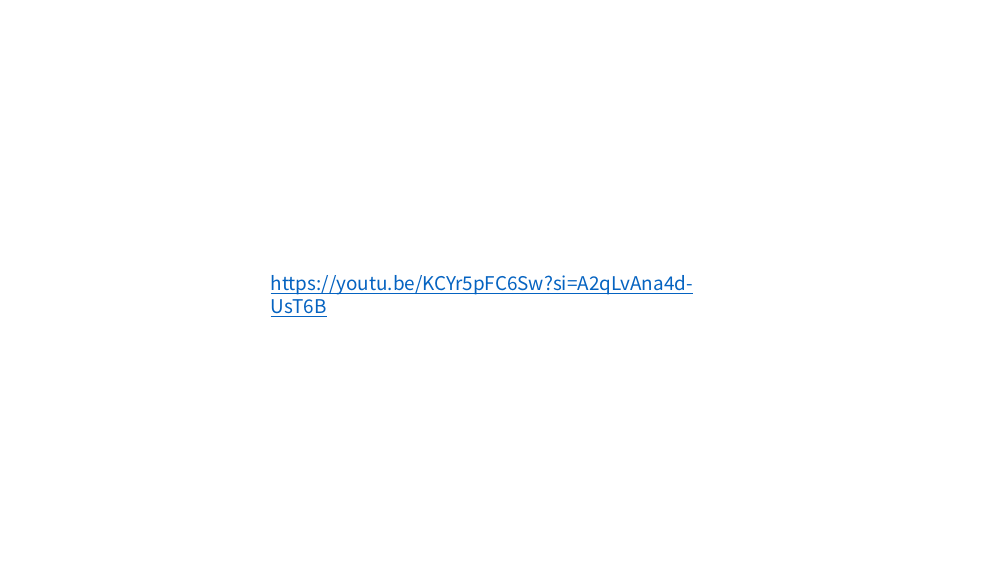
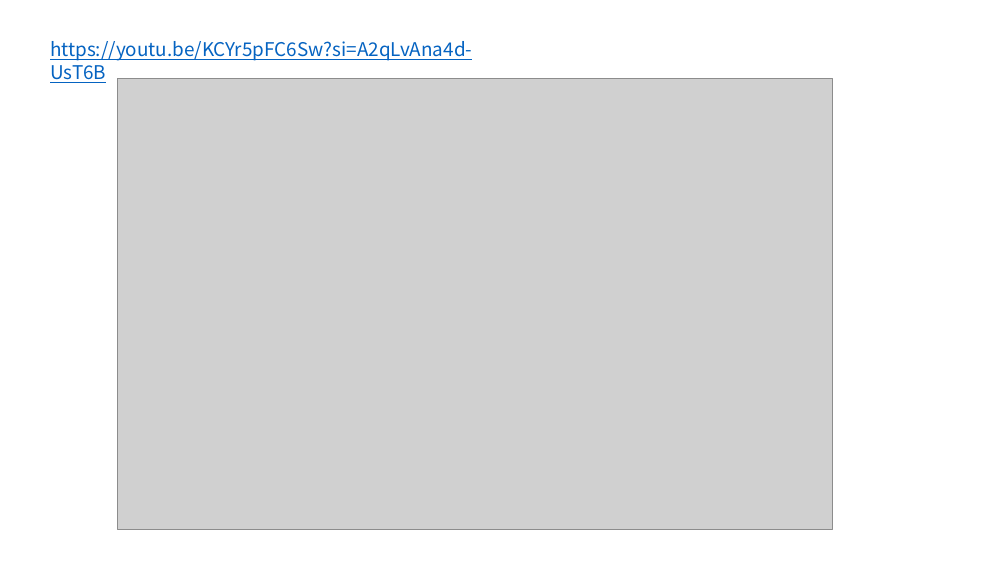
Before and after one commit to tlsrlwo/PROJECT-UST, a slide deck: slide 2 of Assets/PROJECT UST/Anothers/ppt.pptx. Drawn at 1008x567 pixels with LibreOffice and Linux fonts; fonts in the diff are those of the drawing; grey boxes stand for pictures. Boxes give left, top, right and bottom in pixels: in the first picture for what was removed or moved away, otherwise in the second. Text is boxed around its words. In the diff, an @@ line names an element or a change of style, - is before the commit and + after.

```diff
--- a/Assets/PROJECT UST/Anothers/ppt.pptx
+++ b/Assets/PROJECT UST/Anothers/ppt.pptx
@@ text "https://youtu.be/KCYr5pFC6Sw?si=A2qLvAna4d-UsT6B": place and size @@
-text "https://youtu.be/KCYr5pFC6Sw?si=A2qLvAna4d-UsT6B" at [271, 275, 693, 317]
+text "https://youtu.be/KCYr5pFC6Sw?si=A2qLvAna4d-UsT6B" at [50, 41, 472, 83]
@@ picture added at [118, 79, 833, 530] @@
```
Also in this commit, not shown: 1 other slide changed, 2 slides added.
